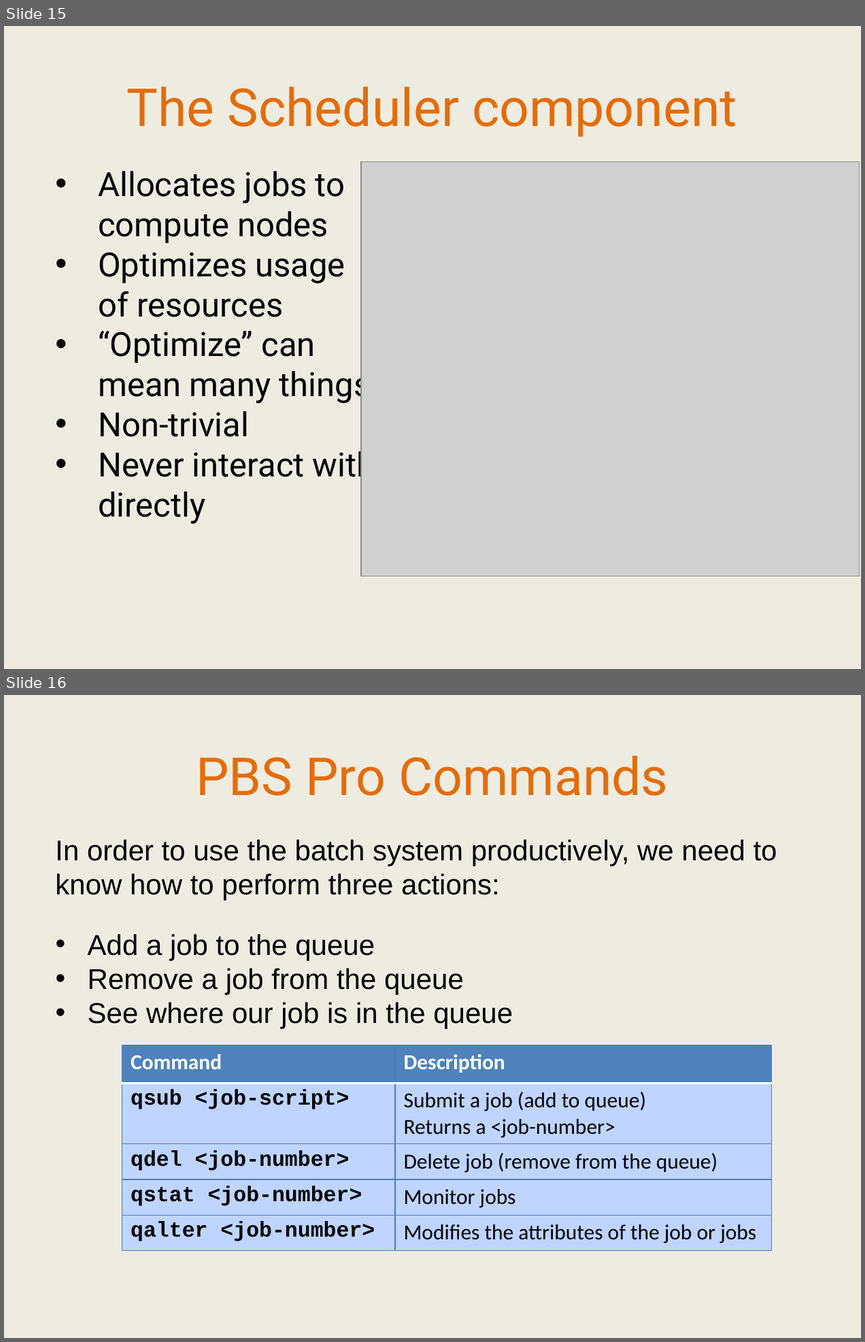
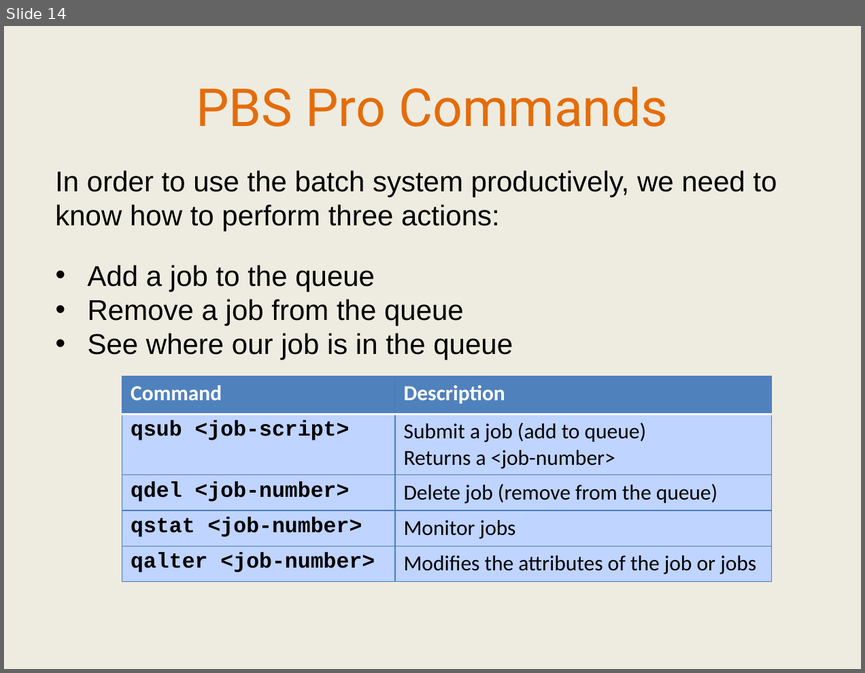
Before and after one commit to IntersectAustralia/TrainingMaterials, a slide deck: hpc1/03 HPC - Slides.pptx. Shown one above the other, each under a label of ours: slides 15 and 16 before the commit, slide 14 after it. The pictures are 865x1342 and 865x673 pixels, drawn with LibreOffice and Linux fonts; fonts in the diff are those of the drawing; grey boxes stand for pictures. Boxes give left, top, right and bottom in pixels: in the first picture for what was removed or moved away, otherwise in the second. Text is boxed around its words. In the diff, an @@ line names an element or a change of style, - is before the commit and + after.

```diff
--- a/hpc1/03 HPC - Slides.pptx
+++ b/hpc1/03 HPC - Slides.pptx
@@ slide 15 removed at (4,26,861,669), background #EEECE1 @@
@@ text removed at (126,87,737,137) @@
-The Scheduler component
@@ picture removed at (361,161,859,575) @@
@@ text removed at (98,171,375,524) @@
-• Allocates jobs to compute nodes
-• Optimizes usage of resources
-• “Optimize” can mean many things
-• Non-trivial
-• Never interact with directly
@@ what was slide 16 is now slide 14 @@
```
Also in this commit, not shown: 4 slides changed, 2 other slides removed, 1 other file.
